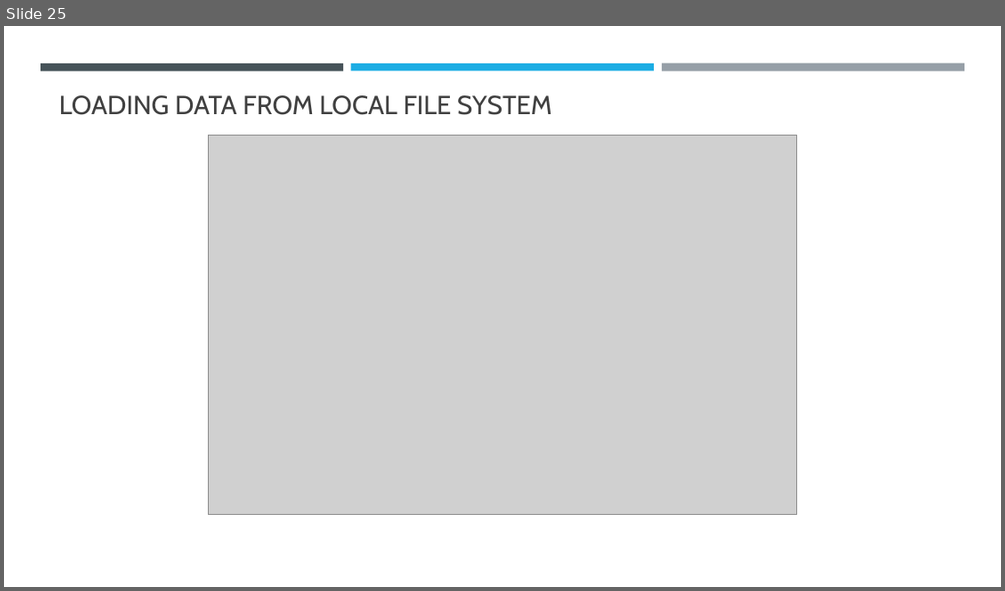
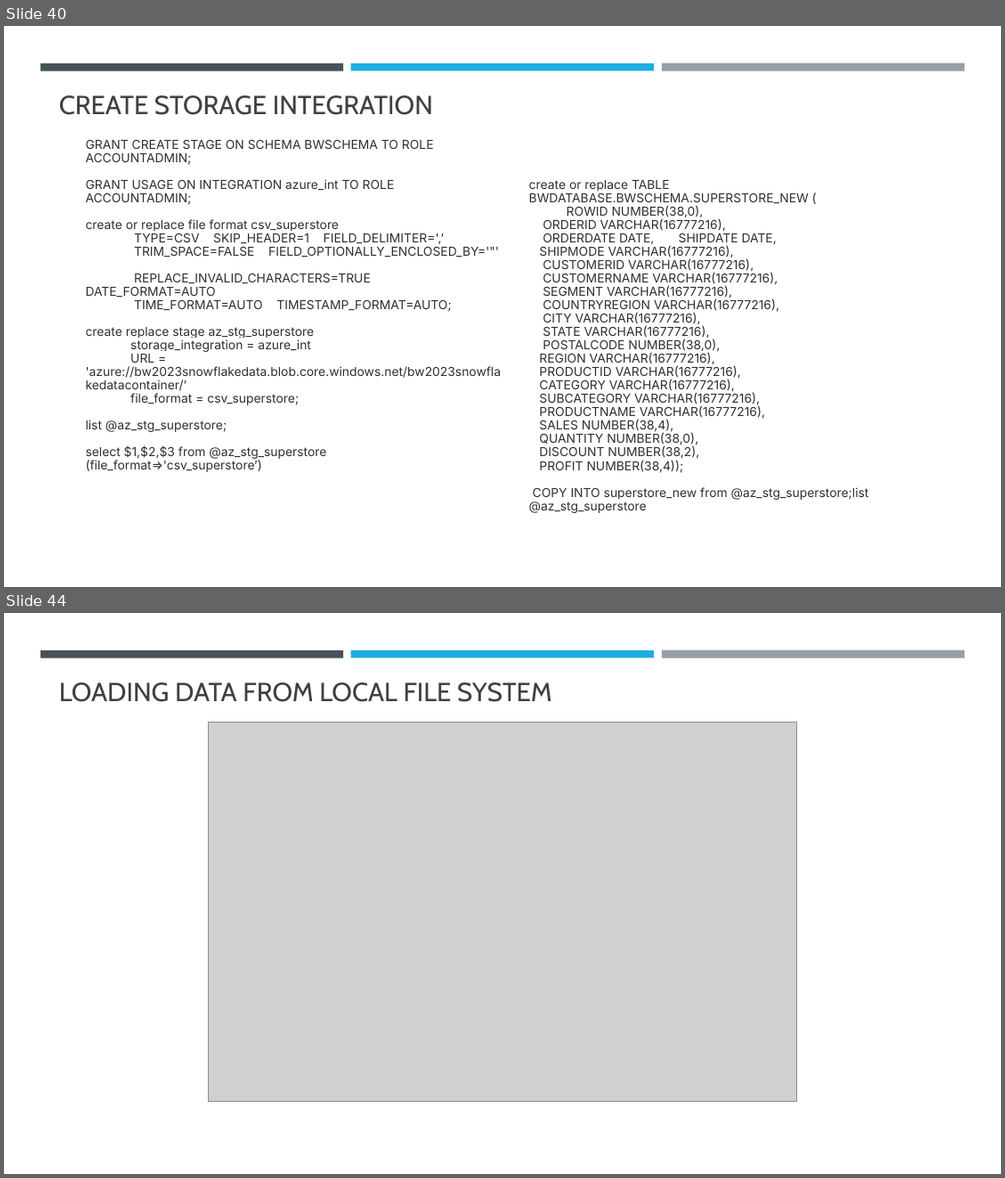
Before and after one commit to umeshmahajan/azure-brainworks2023, a slide deck: docs/Azure-Snowflake.pptx. Shown one above the other, each under a label of ours: slide 25 before the commit, slides 40 and 44 after it; the slides between them are not shown. The pictures are 1005x591 and 1005x1178 pixels, drawn with LibreOffice and Linux fonts; fonts in the diff are those of the drawing; grey boxes stand for pictures. Boxes give left, top, right and bottom in pixels: in the first picture for what was removed or moved away, otherwise in the second. Text is boxed around its words. In the diff, an @@ line names an element or a change of style, - is before the commit and + after.

```diff
--- a/docs/Azure-Snowflake.pptx
+++ b/docs/Azure-Snowflake.pptx
@@ slide 40 added at bbox=[4, 26, 1001, 587], background #FFFFFF; not listed: 3 template elements that a slide beside it also shows @@
@@ title added at bbox=[59, 95, 433, 115], 25.2 pt, text #404040 @@
+CREATE STORAGE INTEGRATION
@@ text added at bbox=[86, 139, 869, 513], 11.9 pt, text #2C2F34 @@
+  GRANT CREATE STAGE ON SCHEMA BWSCHEMA TO ROLE ACCOUNTADMIN;
+  GRANT USAGE ON INTEGRATION azure_int TO ROLE ACCOUNTADMIN;
+  create or replace file format csv_superstore
+  TYPE=CSV SKIP_HEADER=1 FIELD_DELIMITER=',’
+  TRIM_SPACE=FALSE FIELD_OPTIONALLY_ENCLOSED_BY='"'
+  REPLACE_INVALID_CHARACTERS=TRUE DATE_FORMAT=AUTO
+  TIME_FORMAT=AUTO TIMESTAMP_FORMAT=AUTO;
+  create replace stage az_stg_superstore
+  storage_integration = azure_int
+  URL = 'azure://bw2023snowflakedata.blob.core.windows.net/bw2023snowflakedatacontainer/’
+  file_format = csv_superstore;
+  list @az_stg_superstore;
+  select $1,$2,$3 from @az_stg_superstore (file_format=>'csv_superstore’)
+  create or replace TABLE BWDATABASE.BWSCHEMA.SUPERSTORE_NEW (
+  ROWID NUMBER(38,0),
+  ORDERID VARCHAR(16777216),
+  ORDERDATE DATE, SHIPDATE DATE,
+  SHIPMODE VARCHAR(16777216),
+  CUSTOMERID VARCHAR(16777216),
+  CUSTOMERNAME VARCHAR(16777216),
+  SEGMENT VARCHAR(16777216),
+  COUNTRYREGION VARCHAR(16777216),
+  CITY VARCHAR(16777216),
+  STATE VARCHAR(16777216),
+  POSTALCODE NUMBER(38,0),
+  REGION VARCHAR(16777216),
+  PRODUCTID VARCHAR(16777216),
+  CATEGORY VARCHAR(16777216),
+  SUBCATEGORY VARCHAR(16777216),
+  PRODUCTNAME VARCHAR(16777216),
+  SALES NUMBER(38,4),
+  QUANTITY NUMBER(38,0),
+  DISCOUNT NUMBER(38,2),
+  PROFIT NUMBER(38,4));
+  COPY INTO superstore_new from @az_stg_superstore;list @az_stg_superstore
@@ what was slide 25 is now slide 44 @@
```
Also in this commit, not shown: 2 slides changed, 20 other slides added, 2 slides removed, 7 other files.
